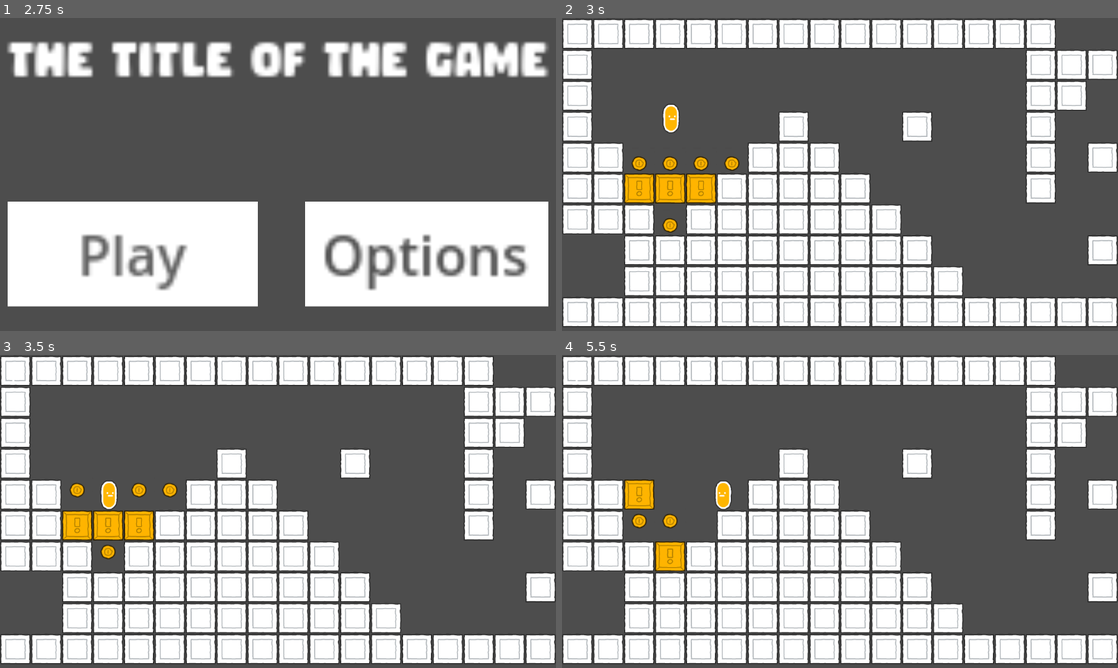
Above: before the commit, frames 1-4 (two rows, left to right).
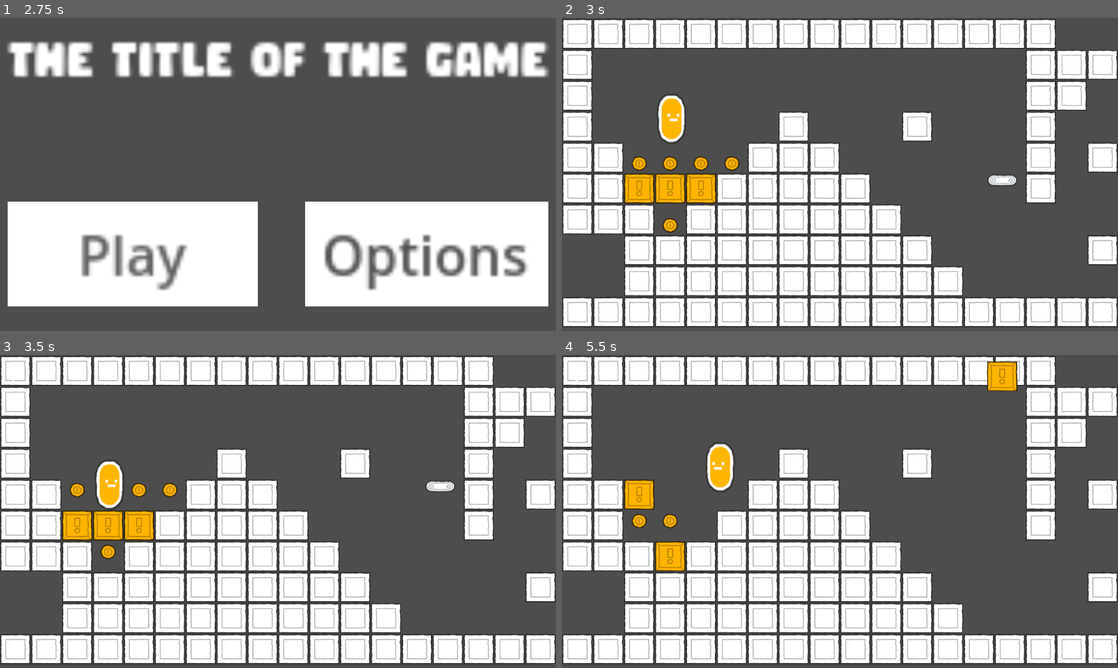
Above: after the commit, the same moments.

Repository: FaunuX/GMTK
Game: Godot game, scene res://title_screen.tscn
The game is run twice, just before and just after one commit, with the same random seed, the same clock (stepped at 60 frames per second) and the same inputs. The engine's default icon, where the game draws it, is replaced by a stand-in: a white triangle on a blue panel in a dark square.
Inputs:
- Up to frame 1 (2.75 s): click "Options" at 0.5 s; click "Credits" at 1.25 s; click "Back" at 2 s
- Up to frame 2 (3 s): click "Play" at 2.75 s
- Up to frame 3 (3.5 s): no input
- Up to frame 4 (5.5 s): tap Enter at 3.5 s; hold Right (move_right) 3.53-5.03 s; tap Tab (switch) at 3.6, 4.35, 5.1 s; tap Up (jump) at 3.77, 4.52 s; tap Space at 4.25 s; hold Left (move_left) from 5.03 s (still down)

Frame 1 is identical in both runs. In frame 2, 0.7% of the frame differs, in the area x 17-82%, y 24-54%; in frame 3, 0.7%; in frame 4, 1.3%, in the area x 25-82%, y 2-50%.
Error in both runs: Attempt to call function 'find_children' in base 'null instance' on a null instance. (res://Main.gd:29)

Commit message:
add moving platforms

Diff:
--- a/Main.tscn
+++ b/Main.tscn
@@ -12,6 +12,7 @@
 [ext_resource type="AudioStream" uid="uid://dakypj72dufow" path="res://166184__drminky__retro-coin-collect.wav" id="9_o2gs2"]
 [ext_resource type="AudioStream" uid="uid://ewucl38ht5q0" path="res://214455__dan2008__magic-burst.wav" id="10_rpbfg"]
 [ext_resource type="Script" path="res://Switchsound.gd" id="11_m0oyj"]
+[ext_resource type="PackedScene" uid="uid://edkm405pqjnm" path="res://platform_that_may_move.tscn" id="14_fdtlh"]
 
 [sub_resource type="TileSetAtlasSource" id="TileSetAtlasSource_6575m"]
 texture = ExtResource("3")
@@ -408,4 +409,7 @@
 volume_db = 6.215
 script = ExtResource("11_m0oyj")
 
+[node name="PlatformThatMayMove" parent="." instance=ExtResource("14_fdtlh")]
+position = Vector2(912, 340)
+
 [connection signal="child_entered_tree" from="Level" to="." method="_on_level_child_entered_tree"]
--- /dev/null
+++ b/MovingPlatform.gd
@@ -0,0 +1,13 @@
+extends AnimatableBody2D
+
+@export var Offset = Vector2(0, -320)
+@export var Duration = 5.0
+
+func _ready():
+	start_tween()
+
+func start_tween():
+	var tween = get_tree().create_tween().set_process_mode(Tween.TWEEN_PROCESS_PHYSICS)
+	tween.set_loops().set_parallel(false)
+	tween.tween_property(self, "position", Offset, Duration / 2)
+	tween.tween_property(self, "position", Vector2.ZERO, Duration / 2)
--- a/Player.tscn
+++ b/Player.tscn
@@ -19,26 +19,24 @@
 }]
 
 [sub_resource type="CapsuleShape2D" id="CapsuleShape2D_a0vrg"]
-radius = 16.75
-height = 60.0
+radius = 28.0
+height = 100.0
 
 [node name="Player" type="CharacterBody2D"]
 position = Vector2(1, 1)
 script = ExtResource("2")
 
 [node name="AnimatedSprite2D" type="AnimatedSprite2D" parent="."]
-position = Vector2(-1, -1)
-scale = Vector2(0.873, 1)
+scale = Vector2(1.46775, 1.6875)
 sprite_frames = SubResource("1")
 
 [node name="CollisionShape2D" type="CollisionShape2D" parent="."]
-position = Vector2(-1, -2)
 shape = SubResource("CapsuleShape2D_a0vrg")
 
 [node name="CoyoteTimer" type="Timer" parent="."]
 
 [node name="CPUParticles2D" type="CPUParticles2D" parent="."]
-position = Vector2(-1, 26)
+position = Vector2(0, 50)
 emitting = false
 lifetime = 0.2
 one_shot = true
--- /dev/null
+++ b/moving_platform.tscn
@@ -0,0 +1,32 @@
+[gd_scene load_steps=6 format=3 uid="uid://cbmfhqjpm773j"]
+
+[ext_resource type="Script" path="res://MovingPlatform.gd" id="1_45td8"]
+[ext_resource type="Texture2D" uid="uid://d1x0yqb4pg2gm" path="res://spritesheet_default.png" id="2_81wmy"]
+
+[sub_resource type="AtlasTexture" id="AtlasTexture_u3gdv"]
+atlas = ExtResource("2_81wmy")
+region = Rect2(384, 0, 64, 64)
+
+[sub_resource type="SpriteFrames" id="SpriteFrames_1afim"]
+animations = [{
+"frames": [{
+"duration": 1.0,
+"texture": SubResource("AtlasTexture_u3gdv")
+}],
+"loop": true,
+"name": &"default",
+"speed": 5.0
+}]
+
+[sub_resource type="RectangleShape2D" id="RectangleShape2D_dikb0"]
+size = Vector2(63, 22)
+
+[node name="MovingPlatform" type="AnimatableBody2D"]
+script = ExtResource("1_45td8")
+
+[node name="AnimatedSprite2D" type="AnimatedSprite2D" parent="."]
+sprite_frames = SubResource("SpriteFrames_1afim")
+
+[node name="CollisionShape2D" type="CollisionShape2D" parent="."]
+position = Vector2(0, 19)
+shape = SubResource("RectangleShape2D_dikb0")
--- /dev/null
+++ b/platform_that_may_move.tscn
@@ -0,0 +1,13 @@
+[gd_scene load_steps=4 format=3 uid="uid://edkm405pqjnm"]
+
+[ext_resource type="Script" path="res://swapper_hopper.gd" id="1_dx80p"]
+[ext_resource type="PackedScene" uid="uid://cbmfhqjpm773j" path="res://moving_platform.tscn" id="2_e5mpo"]
+[ext_resource type="PackedScene" uid="uid://cwqdqnr77m7qq" path="res://platform.tscn" id="3_u0qv3"]
+
+[node name="PlatformThatMayMove" type="Node2D"]
+script = ExtResource("1_dx80p")
+is_moving_platform = true
+
+[node name="Scene1" parent="." instance=ExtResource("2_e5mpo")]
+
+[node name="Scene2" parent="." instance=ExtResource("3_u0qv3")]
--- a/swapper_hopper.gd
+++ b/swapper_hopper.gd
@@ -6,12 +6,19 @@
 }
 
 @export var state: ValidStates
+@export var is_moving_platform: bool
+@export var offset = Vector2(0, -320)
+@export var duration = 5.0
 
 # Called when the node enters the scene tree for the first time.
 func _ready():
+	if is_moving_platform:
+		$Scene1.Offset = offset
+		$Scene1.Duration = duration
 	render_state()
 
 func render_state():
+	$Scene2.position = $Scene1.position
 	if state == ValidStates.V1:
 		$Scene1/CollisionShape2D.set_deferred("disabled", false)
 		$Scene1.visible = true
Not shown: 2 places in Main.tscn that only renumber resources
